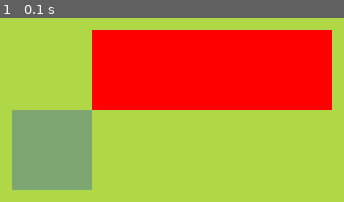
Above: before the commit, frame 1.
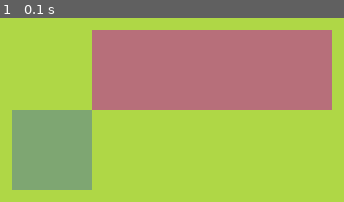
Above: after the commit, the same moment.

Repository: brachetti/pygame-snake
Game: pygame game, started from main.py
The game is run twice, just before and just after one commit, with the same random seed, the same clock (stepped at 60 frames per second) and the same inputs.
Inputs:
- Up to frame 1 (0.1 s): no input

The runs differ from the first frame. In frame 1, 30% of the frame differs, in the area x 26-97%, y 6-50%.

Commit message:
refactor colors

Diff:
--- a/main.py
+++ b/main.py
@@ -7,6 +7,8 @@
 FRAMERATE = 60
 CELL_SIZE = 40
 CELL_NUMBER = 20
+
+surface_bg = (175,215,70)
 
 class Block:
     def __init__(self, position, color) -> None:
@@ -25,6 +27,8 @@
         pygame.draw.rect(screen, self.color, self.__rect())
 
 class Snake:
+    color = (183, 111, 122)
+
     def __init__(self) -> None:
         self.body = [
             Vector2(5, 10),
@@ -32,7 +36,7 @@
             Vector2(7, 10),
         ]
         self.blocks = [
-            Block(position, (255, 0, 0))
+            Block(position, Snake.color)
             for position in self.body
         ]
 
@@ -41,12 +45,14 @@
             block.draw_block()
 
 class Fruit:
+    color = (126, 166, 114)
+
     def __init__(self) -> None:
         position = Vector2(
             random.randint(0, CELL_NUMBER - 1),
             random.randint(0, CELL_NUMBER - 1)
         )
-        self.block = Block(position, (126, 166, 114))
+        self.block = Block(position, Fruit.color)
 
     def draw(self):
         self.block.draw_block()
@@ -54,7 +60,7 @@
 pygame.init()
 screen = pygame.display.set_mode((CELL_SIZE*CELL_NUMBER, CELL_SIZE*CELL_NUMBER))
 clock = pygame.time.Clock()
-screen.fill((175,215,70))
+screen.fill(surface_bg)
 
 fruit = Fruit()
 snake = Snake()
